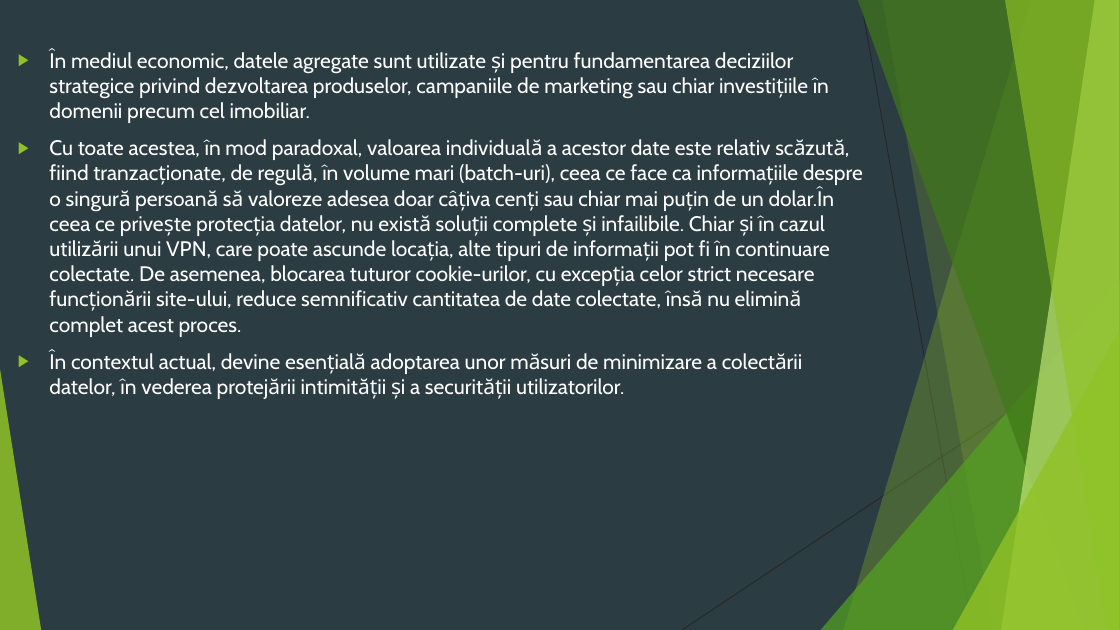
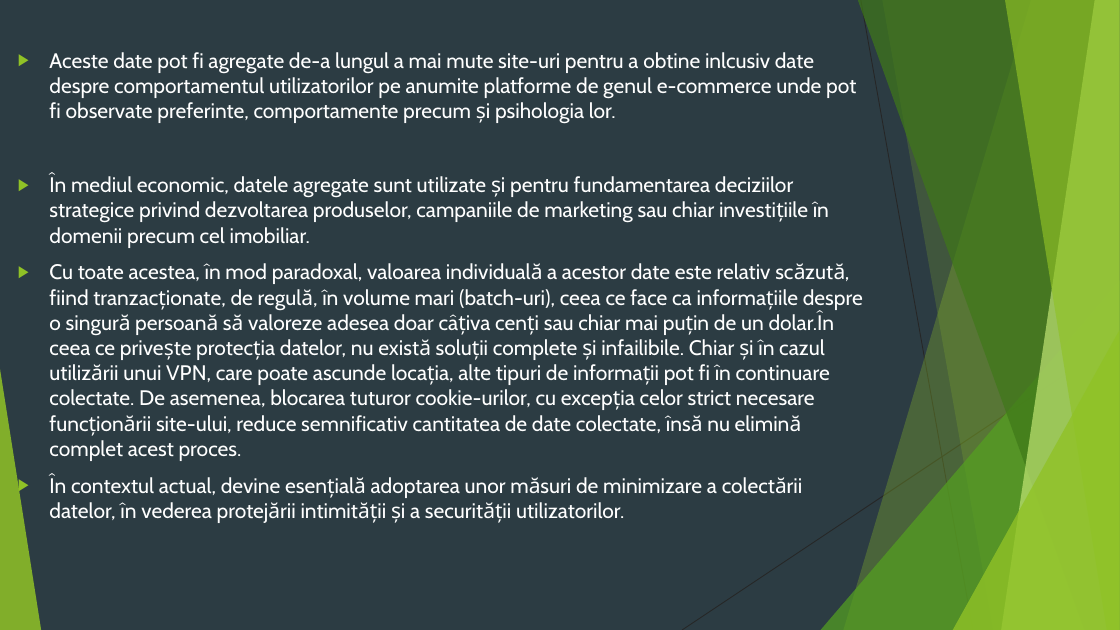
Before and after one commit to davide-perli/AI_Cookie_Classifier, a slide deck: slide 4 of Presentation_Cookie_Classifier.pptx (slide 5 before the commit). Drawn at 1120x630 pixels with LibreOffice and Linux fonts; fonts in the diff are those of the drawing. Boxes give left, top, right and bottom in pixels: in the first picture for what was removed or moved away, otherwise in the second. Text is boxed around its words. In the diff, an @@ line names an element or a change of style, - is before the commit and + after.

```diff
--- a/Presentation_Cookie_Classifier.pptx
+++ b/Presentation_Cookie_Classifier.pptx
@@ text at (49, 52, 856, 124): paragraph added @@
+▶ Aceste date pot fi agregate de-a lungul a mai mute site-uri pentru a obtine inlcusiv date despre comportamentul utilizatorilor pe anumite platforme de genul e-commerce unde pot fi observate preferinte, comportamente precum și psihologia lor.
```
Also in this commit, not shown: 2 other slides changed, 1 slide removed.
